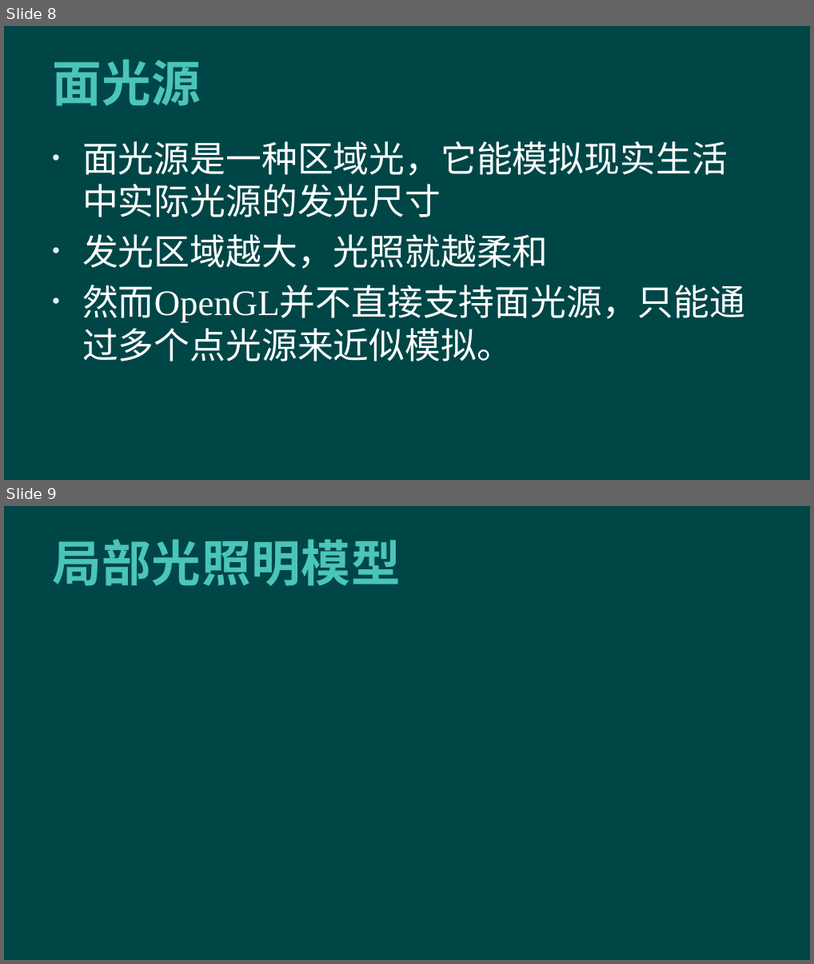
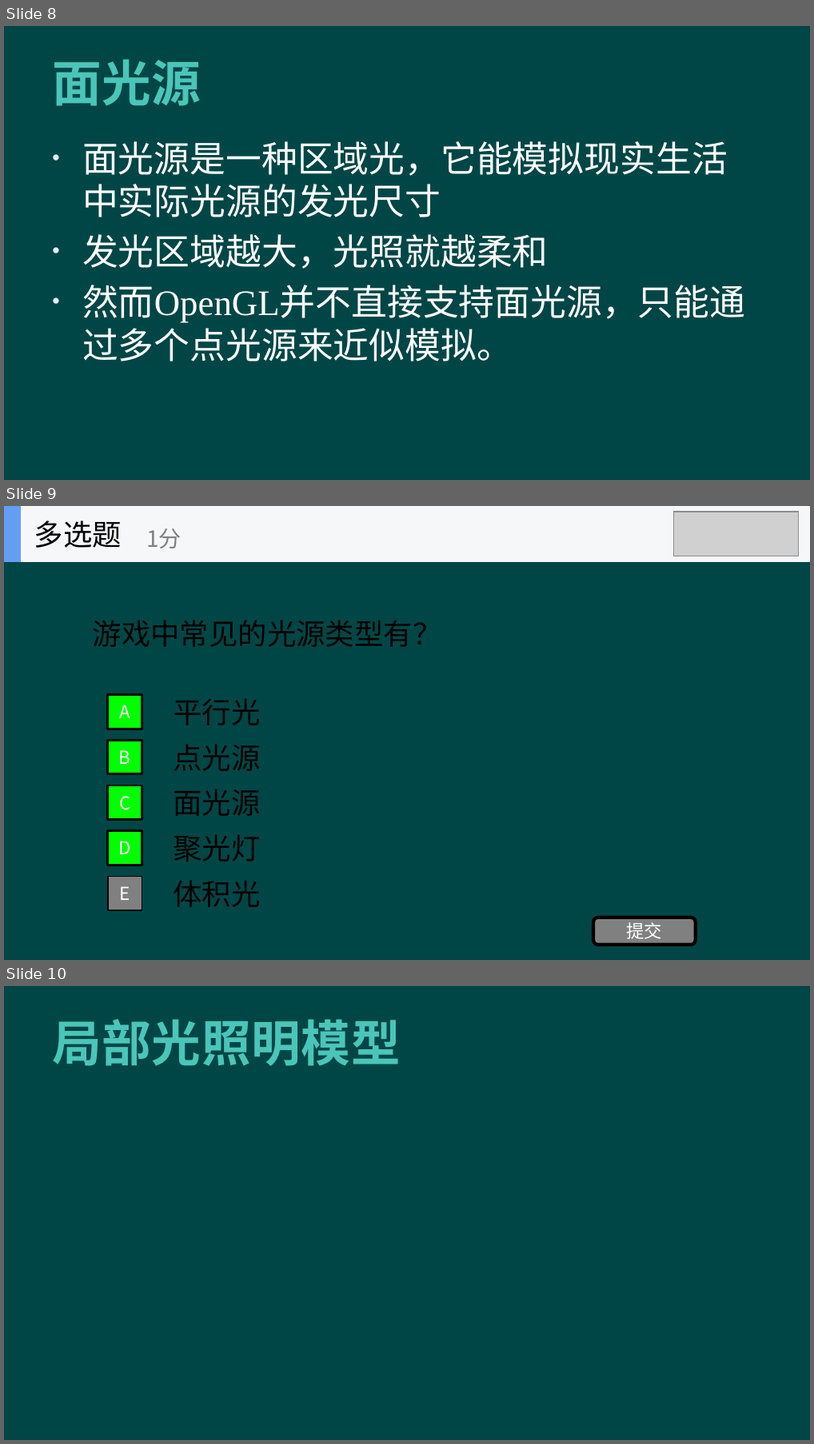
Before and after one commit to hanhonglei/Course_GameEngine, a slide deck: Slides/Principle/4 光照/4 光照.pptx. Shown one above the other, each under a label of ours: slides 8 and 9 before the commit, slides 8, 9 and 10 after it. The pictures are 814x964 and 814x1444 pixels, drawn with LibreOffice and Linux fonts; fonts in the diff are those of the drawing; grey boxes stand for pictures; background and template pictures are left out. Boxes give left, top, right and bottom in pixels: in the first picture for what was removed or moved away, otherwise in the second. Text is boxed around its words. In the diff, an @@ line names an element or a change of style, - is before the commit and + after.

```diff
--- a/Slides/Principle/4 光照/4 光照.pptx
+++ b/Slides/Principle/4 光照/4 光照.pptx
@@ slide 9 added at (x1=4, y1=506, x2=810, y2=960), background #004646 @@
@@ group added at (x1=4, y1=506, x2=810, y2=562): 2 rectangles, 2 texts @@
+多选题
+1分
@@ picture added at (x1=674, y1=512, x2=800, y2=557) @@
@@ text added at (x1=93, y1=620, x2=442, y2=647), 26 pt, text #000000 @@
+游戏中常见的光源类型有？
@@ rectangle added at (x1=108, y1=695, x2=142, y2=728), fill #00FF00, outline #000000 2 pt, 16 pt, text #FFFFFF @@
+A
@@ text added at (x1=173, y1=699, x2=260, y2=725), 26 pt, text #000000 @@
+平行光
@@ rectangle added at (x1=108, y1=740, x2=142, y2=774), fill #00FF00, outline #000000 2 pt, 16 pt, text #FFFFFF @@
+B
@@ text added at (x1=173, y1=744, x2=260, y2=771), 26 pt, text #000000 @@
+点光源
@@ rectangle added at (x1=108, y1=785, x2=142, y2=819), fill #00FF00, outline #000000 2 pt, 16 pt, text #FFFFFF @@
+C
@@ text added at (x1=173, y1=789, x2=260, y2=816), 26 pt, text #000000 @@
+面光源
@@ rectangle added at (x1=108, y1=831, x2=142, y2=865), fill #00FF00, outline #000000 2 pt, 16 pt, text #FFFFFF @@
+D
@@ text added at (x1=173, y1=835, x2=260, y2=861), 26 pt, text #000000 @@
+聚光灯
@@ rectangle added at (x1=108, y1=876, x2=142, y2=910), fill #808080, outline #000000 1 pt, 16 pt, text #FFFFFF @@
+E
@@ text added at (x1=173, y1=880, x2=260, y2=907), 26 pt, text #000000 @@
+体积光
@@ rounded rectangle added at (x1=594, y1=917, x2=696, y2=944), fill #808080, outline #000000 3 pt, 16 pt, text #FFFFFF @@
+提交
@@ what was slide 9 is now slide 10 @@
```
Also in this commit, not shown: 4 other slides added, 5 other files.
